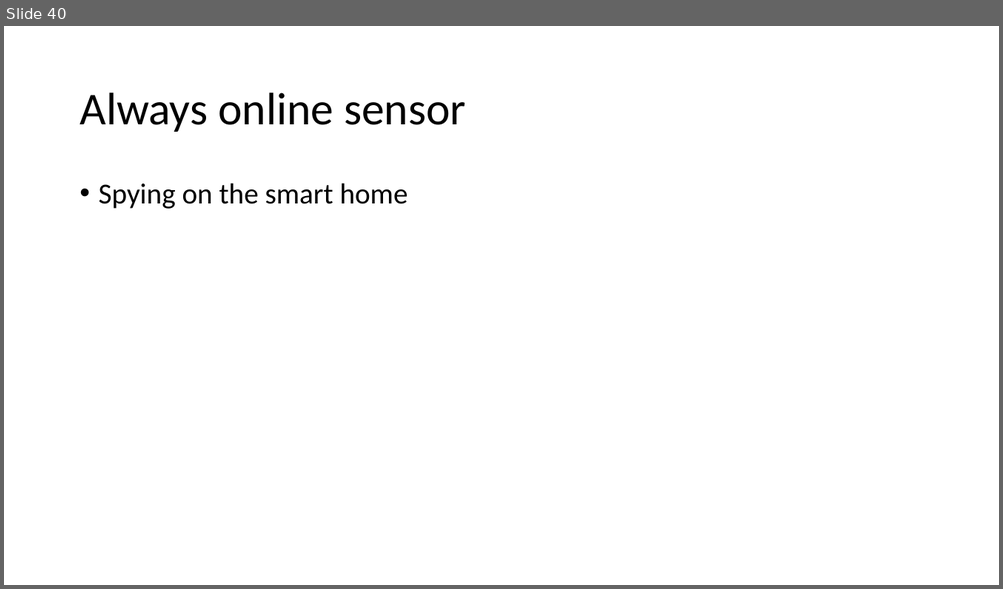
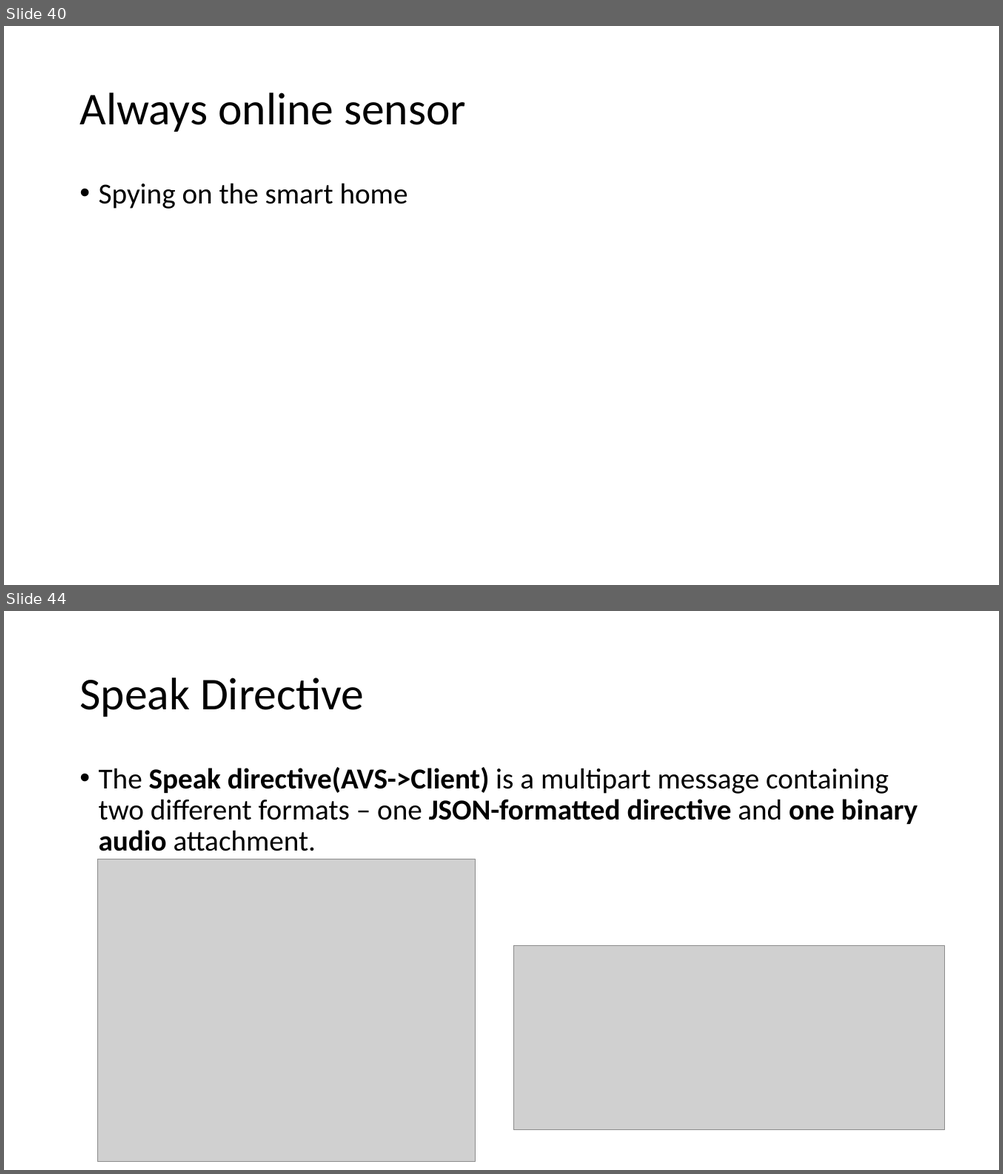
Before and after one commit to GXG-CS/Pi-Alexa, a slide deck: Presentation1.pptx. Shown one above the other, each under a label of ours: slide 40 before the commit, slides 40 and 44 after it; the slides between them are not shown. The pictures are 1003x589 and 1003x1174 pixels, drawn with LibreOffice and Linux fonts; fonts in the diff are those of the drawing; grey boxes stand for pictures. Boxes give left, top, right and bottom in pixels: in the first picture for what was removed or moved away, otherwise in the second. Text is boxed around its words. In the diff, an @@ line names an element or a change of style, - is before the commit and + after.

Commit message:
speak directive

```diff
--- a/Presentation1.pptx
+++ b/Presentation1.pptx
@@ slide 44 added at [4,611,999,1170], background #FFFFFF @@
@@ title added at [79,678,364,717], 44 pt, text #000000 @@
+Speak Directive
@@ text added at [99,767,918,851], 28 pt, text #000000 @@
+• The Speak directive(AVS->Client) is a multipart message containing two different formats – one JSON-formatted directive and one binary audio attachment.
@@ picture added at [98,860,475,1162] @@
@@ picture added at [514,946,945,1131] @@
```
Also in this commit, not shown: 4 other slides added.
